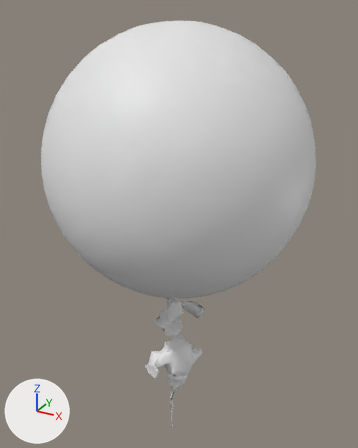
A saved change to the OBJ model res/Metalsphere/Gridtest_1_1_1.000001.obj.
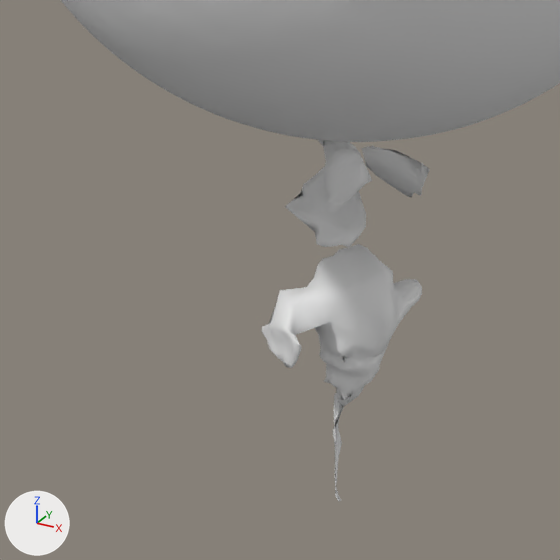
Each version appears first whole from a 50 mm camera at (281.0, -452.0, 415.0) aimed at (13.0, 35.0, 171.0), and next in a close-up on the part from 14% to 70% of the width and 55% to 100% of the height. The axes (+X, +Y, +Z) are drawn at lower left. The lights are the same throughout. Materials are left out; every surface is plain grey. Where no turn or scale is listed for an object, it has been applied to the vertices.

Before the edit, the objects in view are built like this:
```python
me_gridtest_1_1_1_000001 = bpy.data.meshes.new('Gridtest_1_1_1.000001')
me_gridtest_1_1_1_000001.from_pydata(...)  # 18376 vertices, 36670 faces; spans x -129.0..170.0, y -130.0..170.0, z -134.0..401.0
me_gridtest_1_1_1_000001.materials.append(mat_gridtest_1_1_1_000001)
ob_gridtest_1_1_1_000001 = bpy.data.objects.new('Gridtest_1_1_1.000001', me_gridtest_1_1_1_000001)
ob_gridtest_1_1_1_000001.location = (0.0, 0.0, 0.0)
```
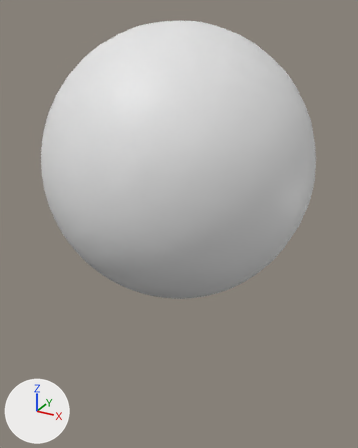
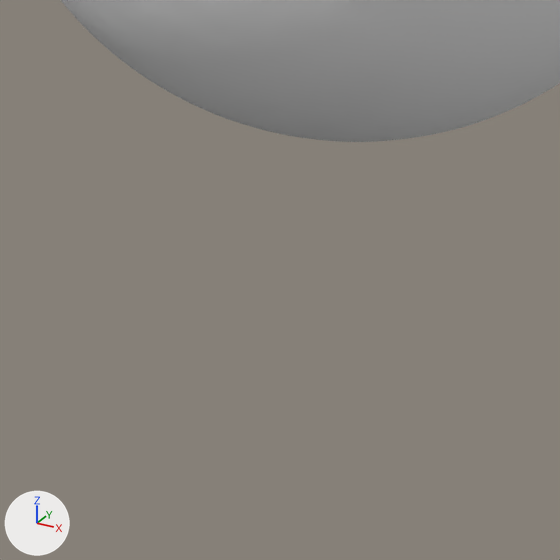
What differs and where, as boxes [x1, y1, x2, y2] in the close-ups (560 x 560 px):
'Gridtest_1_1_1.000001', reshaped
    before: [61, 0, 560, 502]
    after: [61, 0, 560, 142]
part 1 of me_gridtest_1_1_1_000001, deleted
    before: [261, 244, 422, 502]
part 2 of me_gridtest_1_1_1_000001, deleted
    before: [361, 146, 430, 198]
part 3 of me_gridtest_1_1_1_000001, deleted
    before: [285, 140, 372, 248]

Patch to the scene script:
```diff
--- a/res/Metalsphere/Gridtest_1_1_1.000001.obj.py
+++ b/res/Metalsphere/Gridtest_1_1_1.000001.obj.py
@@ me_gridtest_1_1_1_000001 @@
 # used by ob_gridtest_1_1_1_000001; location = (0.0, 0.0, 0.0)
-me_gridtest_1_1_1_000001.from_pydata(...)  # 18376 vertices, 36670 faces; spans x -129.0..170.0, y -130.0..170.0, z -134.0..401.0
+me_gridtest_1_1_1_000001.from_pydata(...)  # 17594 vertices, 35110 faces; spans x -129.0..170.0, y -130.0..170.0, z 98.0..401.0
+# me_gridtest_1_1_1_000001 part 1: the loose piece of 497 vertices spanning x -12.0..41.0, y -26.0..58.0, z -134.0..7.0 is deleted
+# me_gridtest_1_1_1_000001 part 2: the loose piece of 69 vertices spanning x -2.0..41.0, y 49.0..67.0, z 25.0..46.0 is deleted
+# me_gridtest_1_1_1_000001 part 3
+# 216 vertices are removed from x -13.0..35.0, y -9.0..40.0, z 36.0..102.0
+# 430 faces are deleted
```
